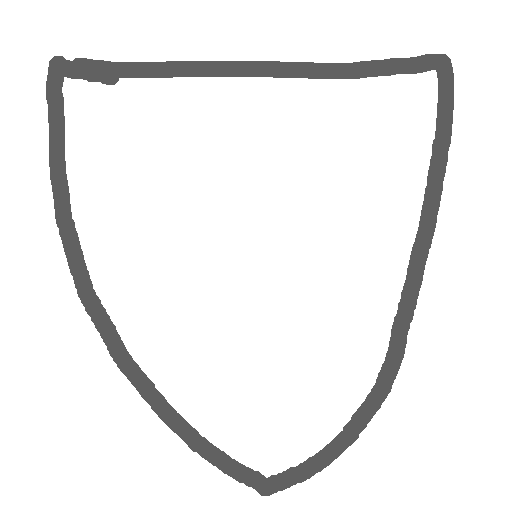
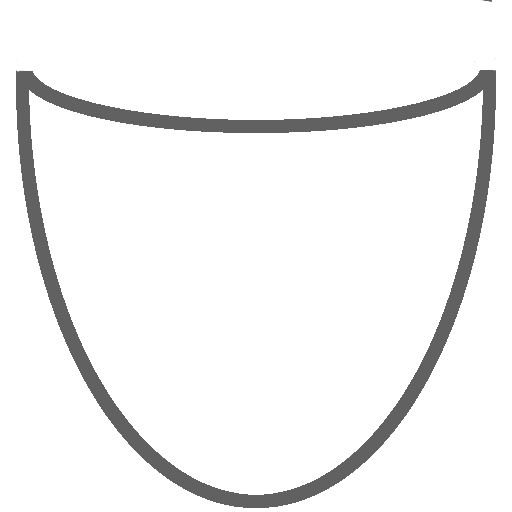
Revision of a layered 512x512 image; what changed, layer by layer:
added layer "Layer #3" above "Layer #2" over [16, 0, 496, 508]
added layer "Layer #2" above "GreySymbol.png" over [19, 61, 493, 133]
hid "GreySymbol.png" over [46, 54, 454, 496]
